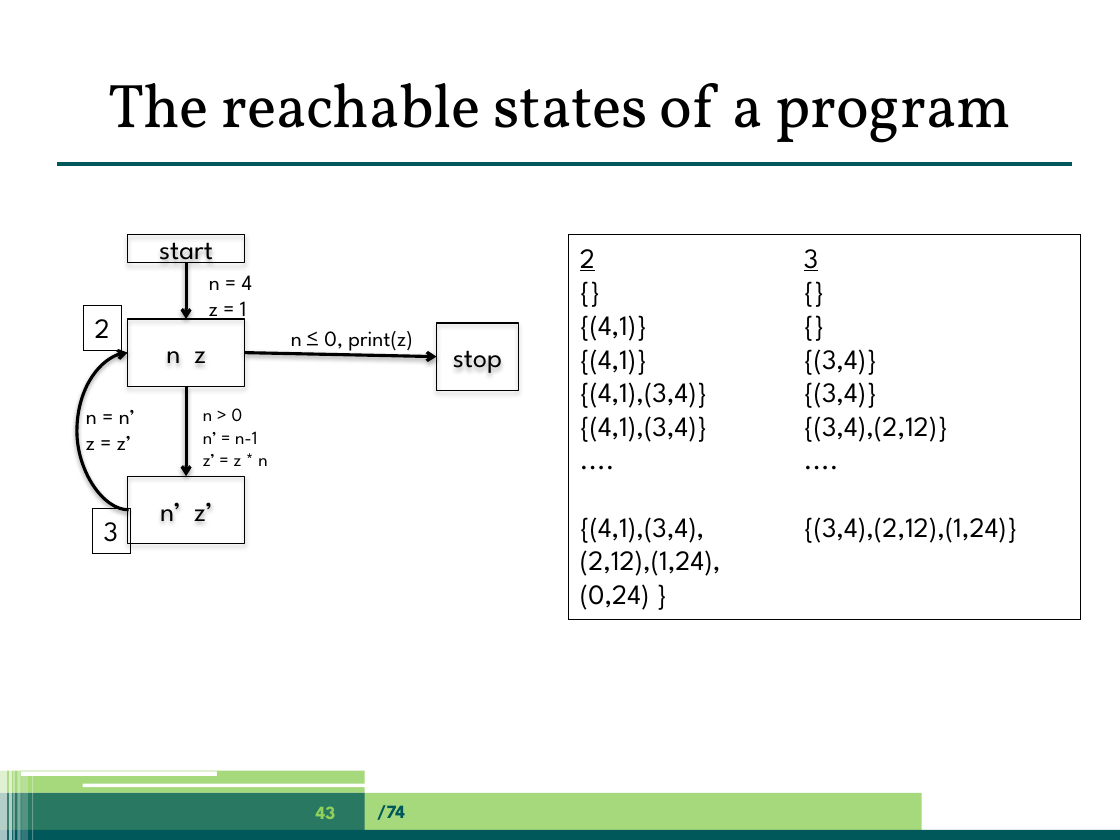
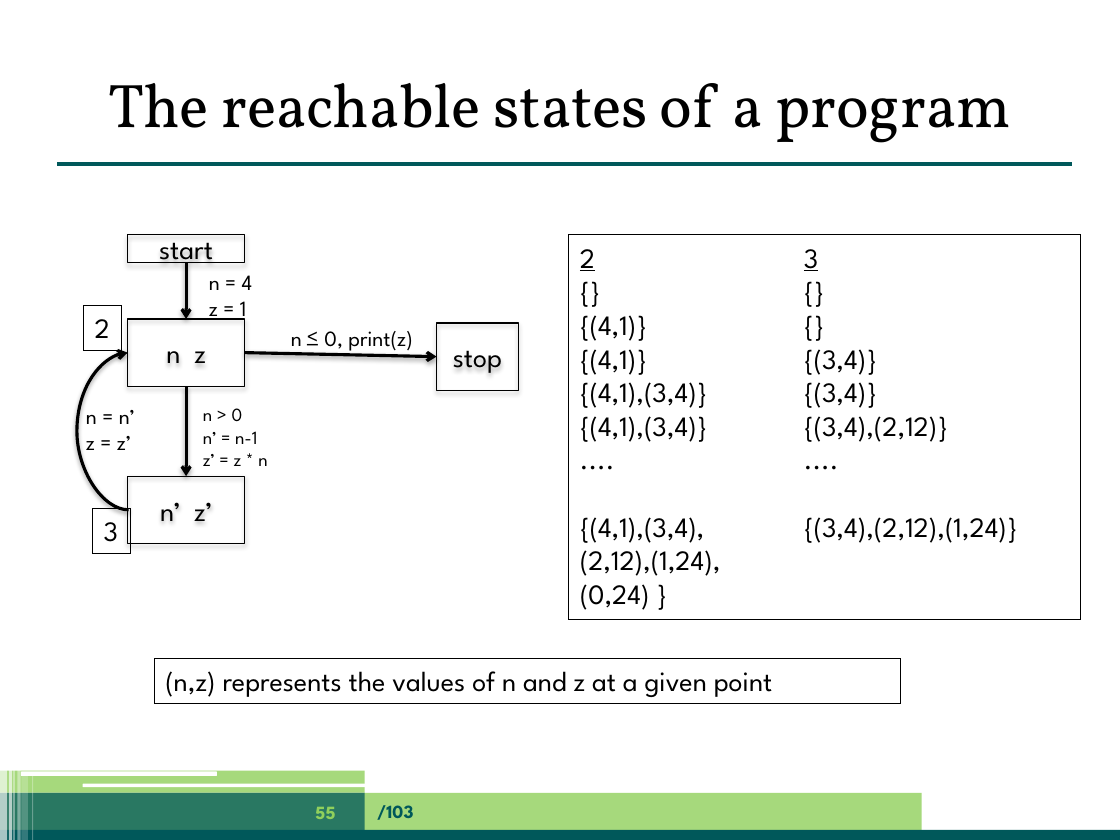
Before and after one commit to jpgallagher/ict-e-summerschool-aalborg, a slide deck: slide 55 of summerschool-aalborg-jpg.pptx (slide 43 before the commit). Drawn at 1120x840 pixels with LibreOffice and Linux fonts; fonts in the diff are those of the drawing. Boxes give left, top, right and bottom in pixels: in the first picture for what was removed or moved away, otherwise in the second. Text is boxed around its words. In the diff, an @@ line names an element or a change of style, - is before the commit and + after.

```diff
--- a/summerschool-aalborg-jpg.pptx
+++ b/summerschool-aalborg-jpg.pptx
@@ rectangle added at (155, 659, 900, 703), outline #000000 0.75 pt, 18 pt, text #000000 @@
+(n,z) represents the values of n and z at a given point
@@ page number at (315, 807, 335, 819): text changed @@
-43
+55
@@ text at (377, 805, 413, 820): text changed @@
-/74
+/103
```
Also in this commit, not shown: 62 other slides changed, 39 slides added, 14 slides removed.
